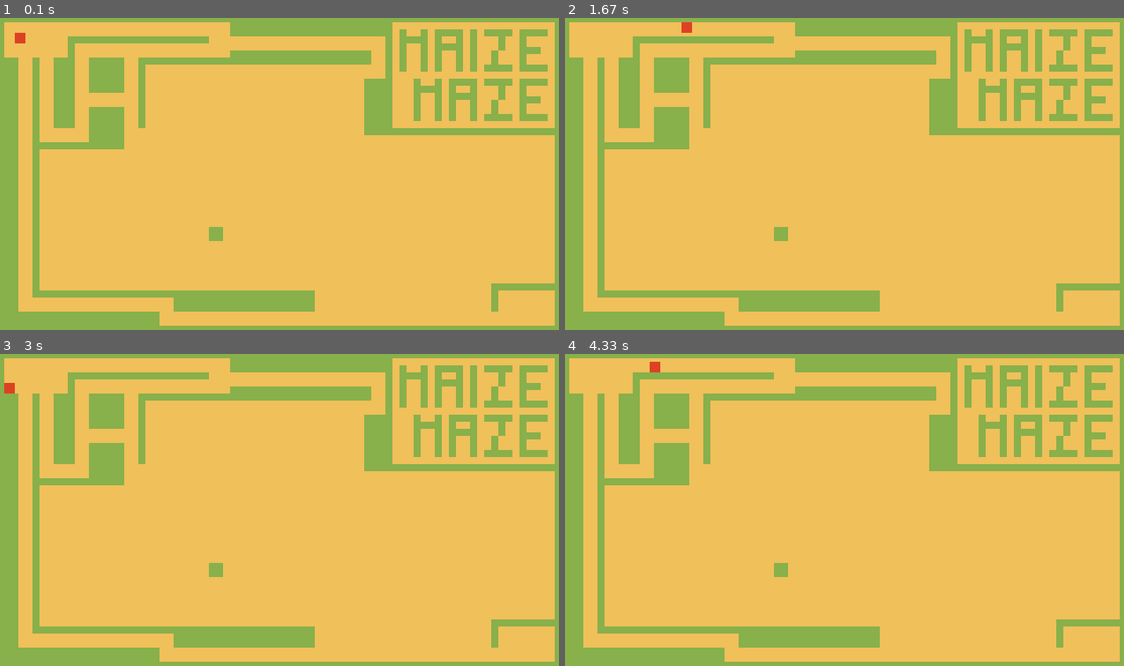
Above: before the commit, frames 1-4 (two rows, left to right).
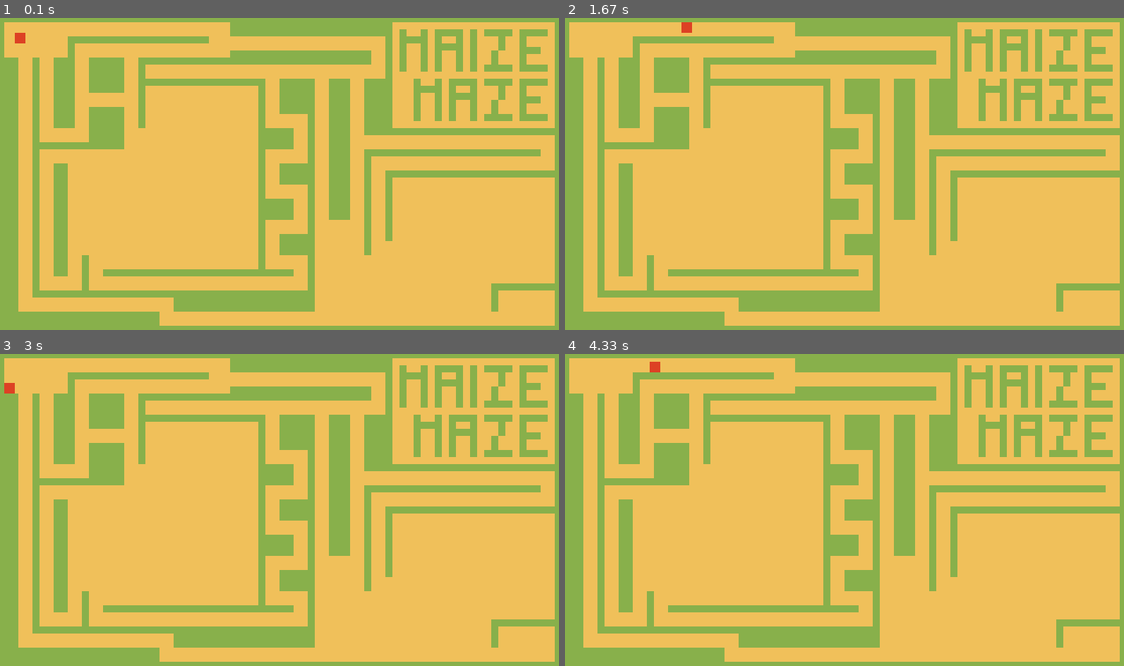
Above: after the commit, the same moments.

Repository: UCHMS19-20/final-project-wfelcone
Game: pygame game, started from src/game_here.py
Two runs of this game, one before a commit and one after it. Both use one fixed random seed, a clock stepped at 60 frames per second and the inputs below.
Inputs:
- Up to frame 1 (0.1 s): no input
- Up to frame 2 (1.67 s): hold Right 0.33-0.8 s; hold Up 0.83-1.13 s; hold Right 1.17-1.63 s
- Up to frame 3 (3 s): hold Left 1.67-2.2 s; hold Down 2.23-2.53 s; hold Left 2.57-2.97 s
- Up to frame 4 (4.33 s): hold Up 3-3.37 s; hold Right 3.4-4.03 s; hold Down from 4.07 s (still down)

The runs differ from the first frame. In frame 1, 9.7% of the frame differs, in the area x 9-100%, y 19-88%; in frame 2, 9.7%; in frame 3, 9.7%; in frame 4, 9.7%.

Commit message:
added more walls

Diff:
--- a/src/game_here.py
+++ b/src/game_here.py
@@ -186,7 +186,71 @@
 wall_list.add(wall)
 all_sprite_list.add(wall)
 
-wall = Wall(300, 300, 20, 20)
+wall = Wall(210, 90, 170, 10)
+wall_list.add(wall)
+all_sprite_list.add(wall)
+
+wall = Wall(400, 90, 50, 50)
+wall_list.add(wall)
+all_sprite_list.add(wall)
+
+wall = Wall(470, 90, 30, 200)
+wall_list.add(wall)
+all_sprite_list.add(wall)
+
+wall = Wall(520, 190, 250, 10)
+wall_list.add(wall)
+all_sprite_list.add(wall)
+
+wall = Wall(520, 190, 10, 150)
+wall_list.add(wall)
+all_sprite_list.add(wall)
+
+wall = Wall(550, 220, 250, 10)
+wall_list.add(wall)
+all_sprite_list.add(wall)
+
+wall = Wall(550, 220, 10, 100)
+wall_list.add(wall)
+all_sprite_list.add(wall)
+
+wall = Wall(440, 100, 10, 290)
+wall_list.add(wall)
+all_sprite_list.add(wall)
+
+wall = Wall(370, 100, 10, 270)
+wall_list.add(wall)
+all_sprite_list.add(wall)
+
+wall = Wall(380, 160, 40, 30)
+wall_list.add(wall)
+all_sprite_list.add(wall)
+
+wall = Wall(380, 260, 40, 30)
+wall_list.add(wall)
+all_sprite_list.add(wall)
+
+wall = Wall(400, 210, 40, 30)
+wall_list.add(wall)
+all_sprite_list.add(wall)
+
+wall = Wall(400, 310, 40, 30)
+wall_list.add(wall)
+all_sprite_list.add(wall)
+
+wall = Wall(380, 360, 40, 10)
+wall_list.add(wall)
+all_sprite_list.add(wall)
+
+wall = Wall(150, 360, 250, 10)
+wall_list.add(wall)
+all_sprite_list.add(wall)
+
+wall = Wall(120, 340, 10, 60)
+wall_list.add(wall)
+all_sprite_list.add(wall)
+
+wall = Wall(80, 210, 20, 160)
 wall_list.add(wall)
 all_sprite_list.add(wall)
 #---Letters-----------------------------------------------
@@ -360,10 +424,7 @@
 
 all_sprite_list.add(player)
 
-
-done = False
-
-while not done:
+while True:
 
     for event in pygame.event.get():
         if event.type == pygame.QUIT:
